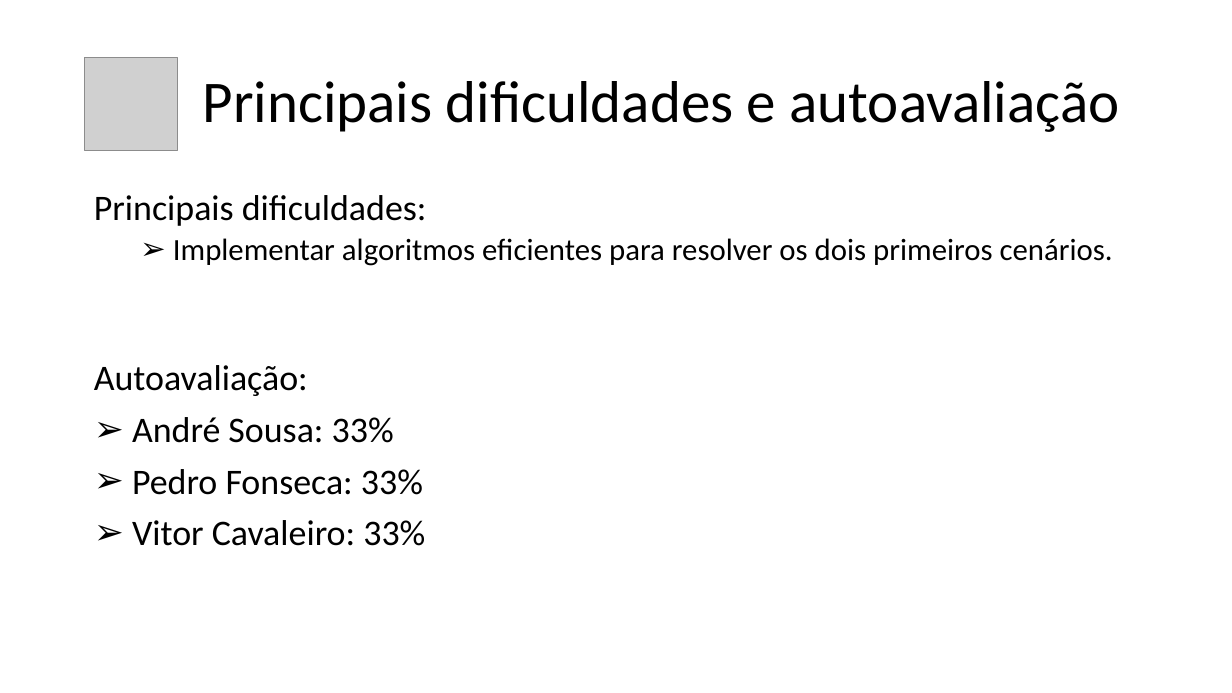
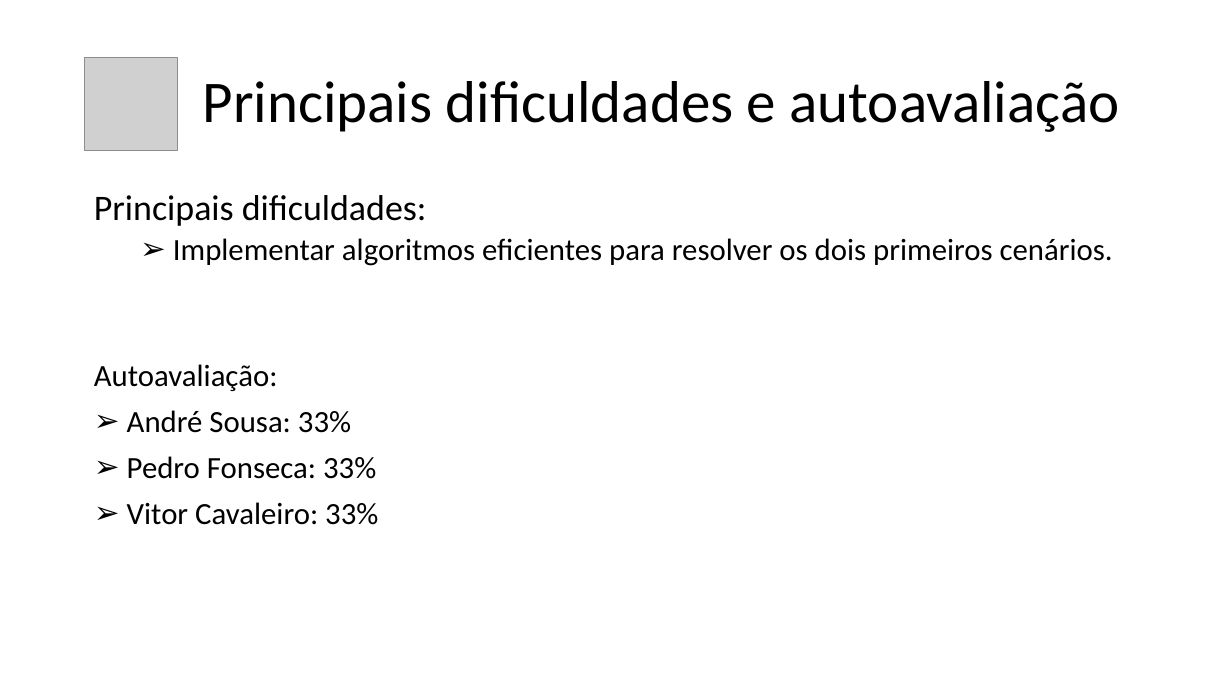
Before and after one commit to afs202005277/UrbanLogisticsOptimizer, a slide deck: slide 17 of Apresentacao.pptx. Drawn at 1232x693 pixels with LibreOffice and Linux fonts; fonts in the diff are those of the drawing; grey boxes stand for pictures. Boxes give left, top, right and bottom in pixels: in the first picture for what was removed or moved away, otherwise in the second. Text is boxed around its words. In the diff, an @@ line names an element or a change of style, - is before the commit and + after.

```diff
--- a/Apresentacao.pptx
+++ b/Apresentacao.pptx
@@ text at box(94, 364, 378, 525): size 28 to 24 pt in "Autoavaliação:", "André Sousa: 33%", "Pedro Fonseca: 33%", "Vitor Cavaleiro: 33%" @@
```
Also in this commit, not shown: 7 other slides changed.
